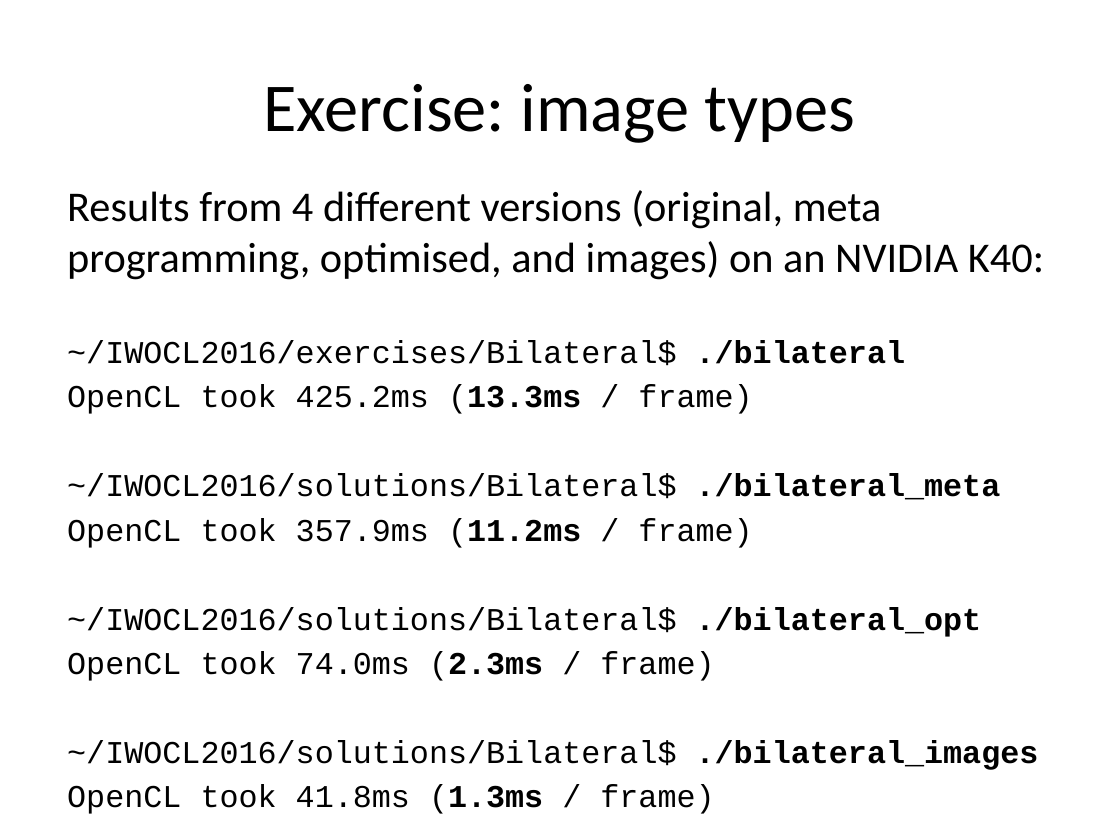
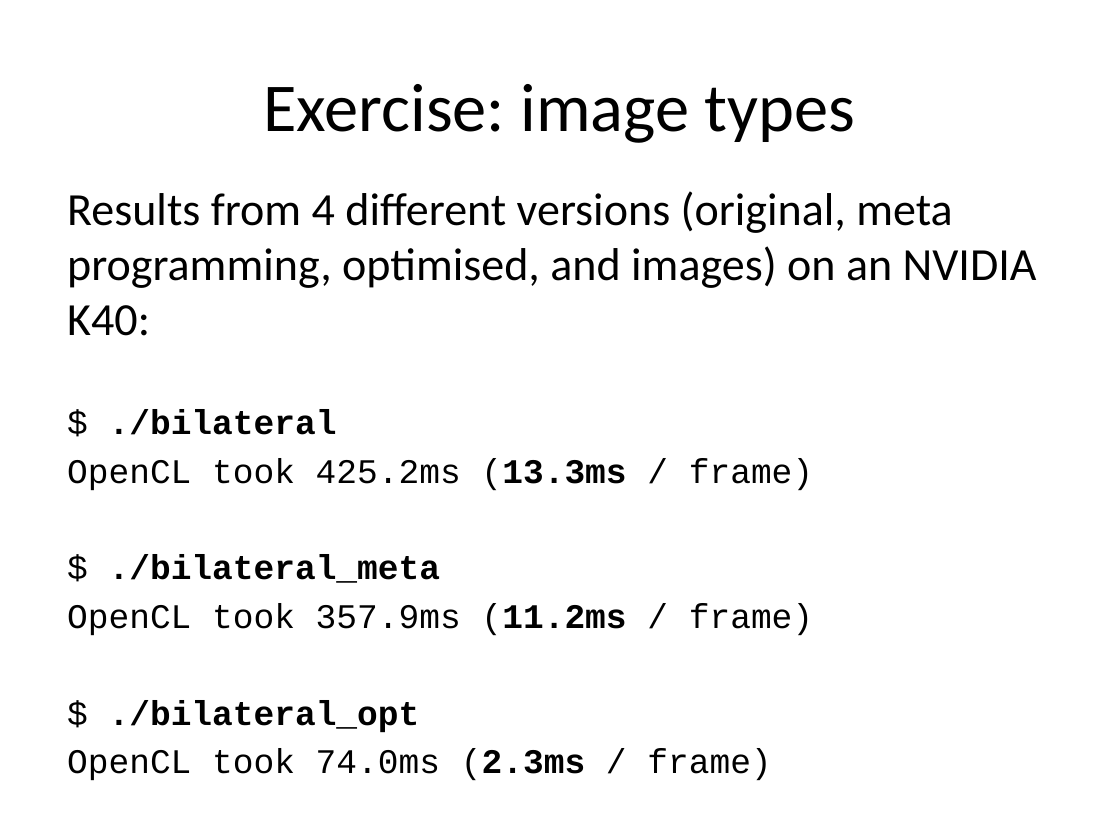
Before and after one commit to UoB-HPC/opencl-training-code, a slide deck: slide 86 of slides/advanced_part3.pptx. Drawn at 1120x840 pixels with LibreOffice and Linux fonts; fonts in the diff are those of the drawing. Boxes give left, top, right and bottom in pixels: in the first picture for what was removed or moved away, otherwise in the second. Text is boxed around its words. In the diff, an @@ line names an element or a change of style, - is before the commit and + after.

```diff
--- a/slides/advanced_part3.pptx
+++ b/slides/advanced_part3.pptx
@@ text at [67, 191, 1037, 781]: size 27.2 to 29.6 pt in "Results from 4 different versions (original, meta ..."; size 20.4 to 22.2 pt in "OpenCL took 425.2ms (13.3ms / frame)", "OpenCL took 357.9ms (11.2ms / frame)", "OpenCL took 74.0ms (2.3ms / frame)", "OpenCL took 41.8ms (1.3ms / frame)" @@
@@ text at [109, 409, 337, 435]: text changed; size 20.4 to 22.2 pt; bold on @@
-~/IWOCL2016/exercises/Bilateral$ ./bilateral
+$ ./bilateral
@@ text at [109, 554, 440, 583]: text changed; size 20.4 to 22.2 pt; bold on @@
-~/IWOCL2016/solutions/Bilateral$ ./bilateral_meta
+$ ./bilateral_meta
@@ text at [109, 700, 420, 733]: text changed; size 20.4 to 22.2 pt; bold on @@
-~/IWOCL2016/solutions/Bilateral$ ./bilateral_opt
+$ ./bilateral_opt
@@ text at [67, 740, 1039, 770]: text changed; size 20.4 to 22.2 pt; bold on @@
-~/IWOCL2016/solutions/Bilateral$ ./bilateral_images
+$ ./bilateral_images
```
Also in this commit, not shown: 3 other slides changed, 2 other files.
